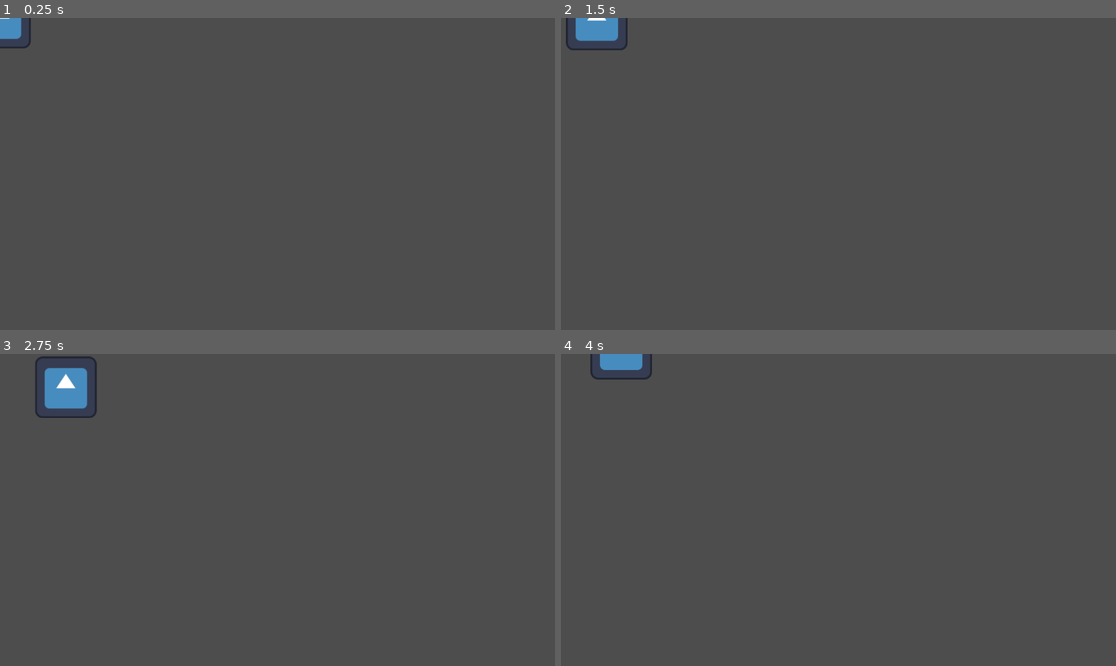
Above: before the commit, frames 1-4 (two rows, left to right).
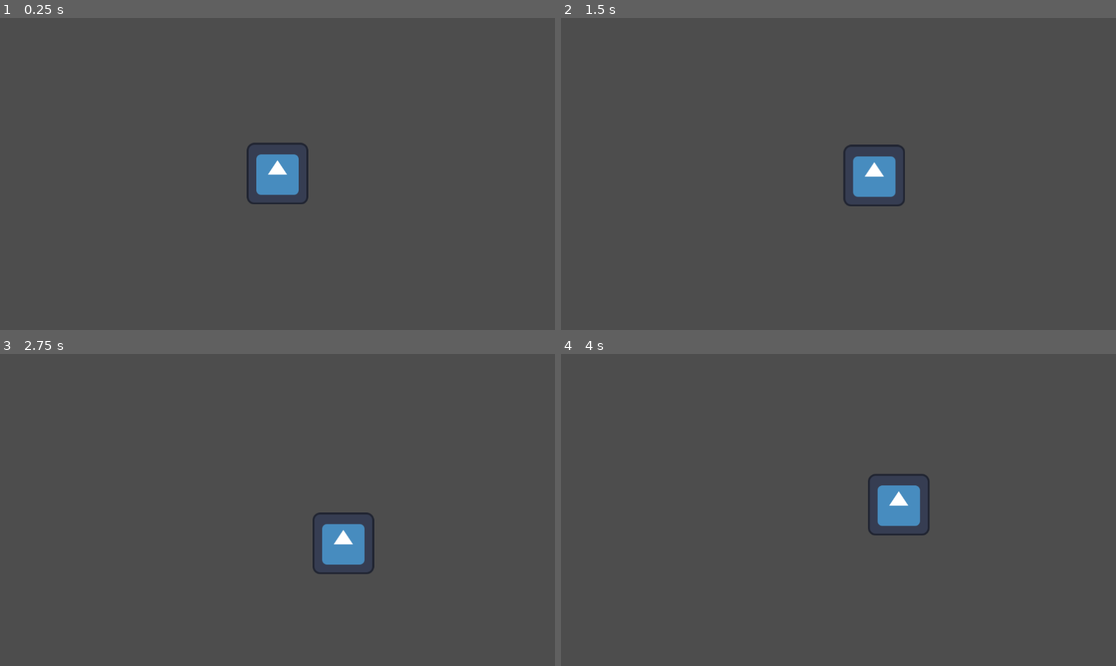
Above: after the commit, the same moments.

Repository: Steven-UY/2D-Game-Project
Game: Godot game, scene res://Scenes/Main.tscn
Two runs of this game, one before a commit and one after it. Both use one fixed random seed, a clock stepped at 60 frames per second and the inputs below. The engine's default icon, where the game draws it, is replaced by a stand-in: a white triangle on a blue panel in a dark square.
Inputs:
- Up to frame 1 (0.25 s): no input
- Up to frame 2 (1.5 s): hold D (move_right) 0.53-1.28 s; hold S (move_down) from 1.28 s (still down)
- Up to frame 3 (2.75 s): release S (move_down) at 2.03 s; hold D (move_right) from 2.03 s (still down)
- Up to frame 4 (4 s): release D (move_right) at 2.78 s; hold W (move_up) 2.78-3.53 s; hold A (move_left) from 3.53 s (still down)

The runs differ from the first frame. In frame 1, 1.6% of the frame differs, in the area x 0-56%, y 0-60%; in frame 2, 2.0%; in frame 3, 2.6%, in the area x 6-68%, y 0-71%; in frame 4, 1.8%.

Commit message:
MC starts in centre now

Diff:
--- a/vgd-lab-3/Scenes/Main.tscn
+++ b/vgd-lab-3/Scenes/Main.tscn
@@ -1,7 +1,9 @@
-[gd_scene load_steps=2 format=3 uid="uid://d2uc5qb7mkgqm"]
+[gd_scene load_steps=3 format=3 uid="uid://d2uc5qb7mkgqm"]
 
+[ext_resource type="Script" path="res://Scenes/main.gd" id="1_1fyf4"]
 [ext_resource type="PackedScene" uid="uid://w7ty1bnhv1ri" path="res://Scenes/maincharacter.tscn" id="1_7pvni"]
 
 [node name="Main" type="Node2D"]
+script = ExtResource("1_1fyf4")
 
 [node name="Maincharacter" parent="." instance=ExtResource("1_7pvni")]
--- /dev/null
+++ b/vgd-lab-3/Scenes/main.gd
@@ -0,0 +1,11 @@
+extends Node2D
+
+# Called when the node enters the scene tree for the first time.
+func _ready():
+	# Ensure that the player node is positioned at the center of the screen
+	var screen_center = get_viewport_rect().size / 2
+	$Maincharacter.position = screen_center  # Replace 'Player' with your exact player node name
+
+# Called every frame. 'delta' is the elapsed time since the previous frame.
+func _process(delta: float) -> void:
+	pass  # Remove if you plan to add functionality in _process
